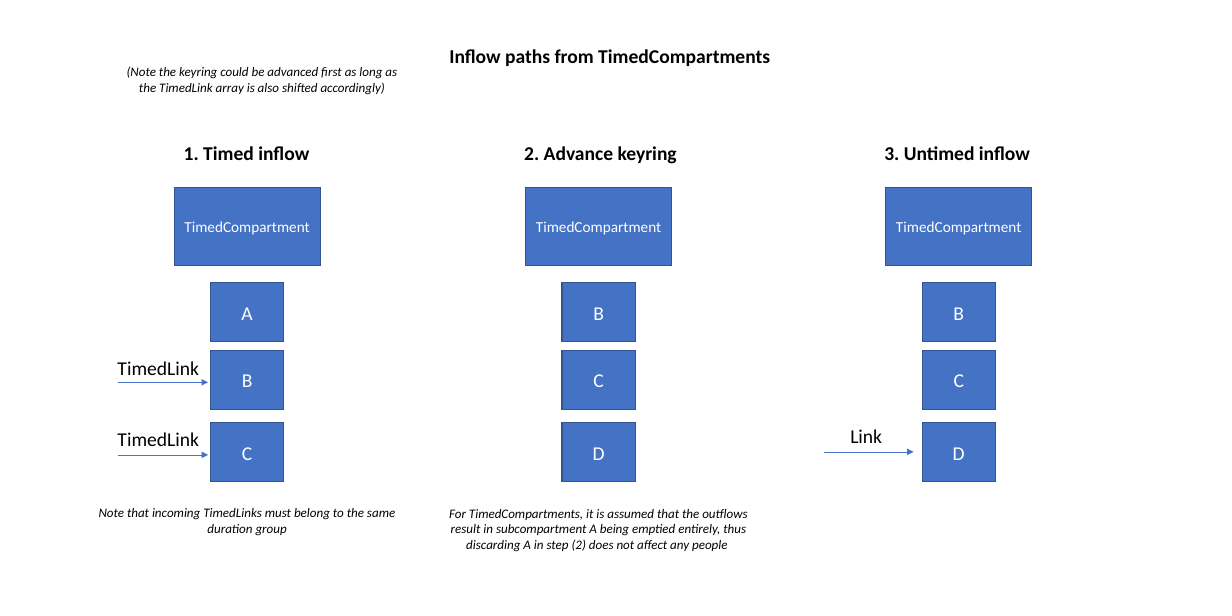
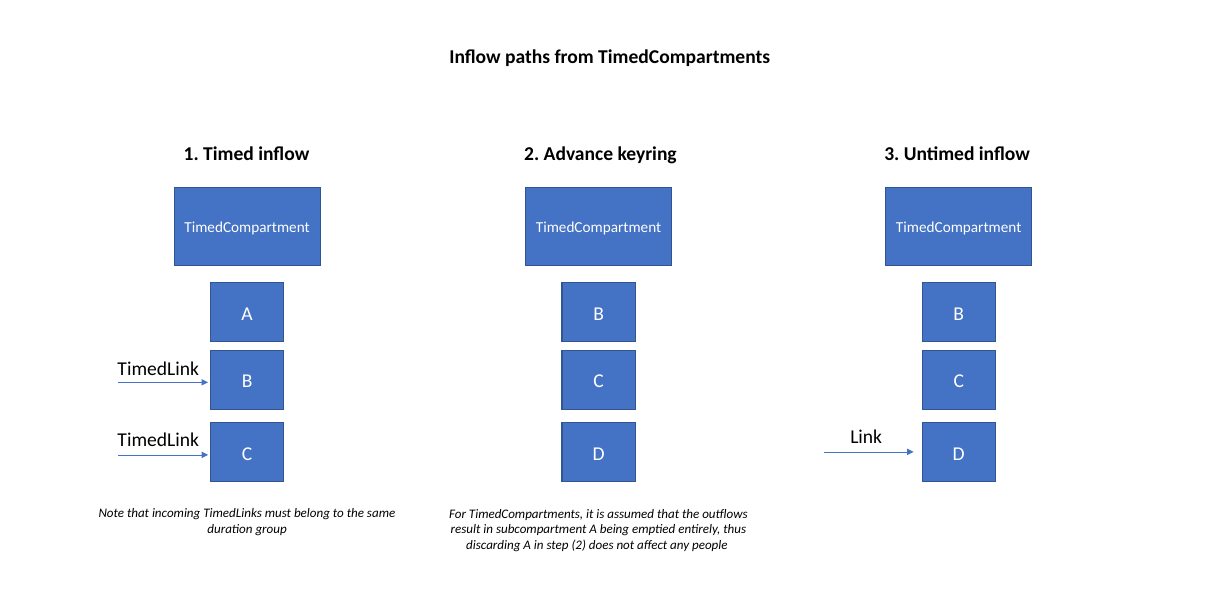
Before and after one commit to atomicateam/atomica, a slide deck: slide 3 of docs/general/timed-examples.pptx. Drawn at 1232x616 pixels with LibreOffice and Linux fonts; fonts in the diff are those of the drawing. Boxes give left, top, right and bottom in pixels: in the first picture for what was removed or moved away, otherwise in the second. Text is boxed around its words. In the diff, an @@ line names an element or a change of style, - is before the commit and + after.

Commit message:
More timed tests

```diff
--- a/docs/general/timed-examples.pptx
+++ b/docs/general/timed-examples.pptx
@@ text removed at <box>127,67,397,95</box> @@
-(Note the keyring could be advanced first as long as the TimedLink array is also shifted accordingly)
```
Also in this commit, not shown: 2 other slides changed, 13 other files.
